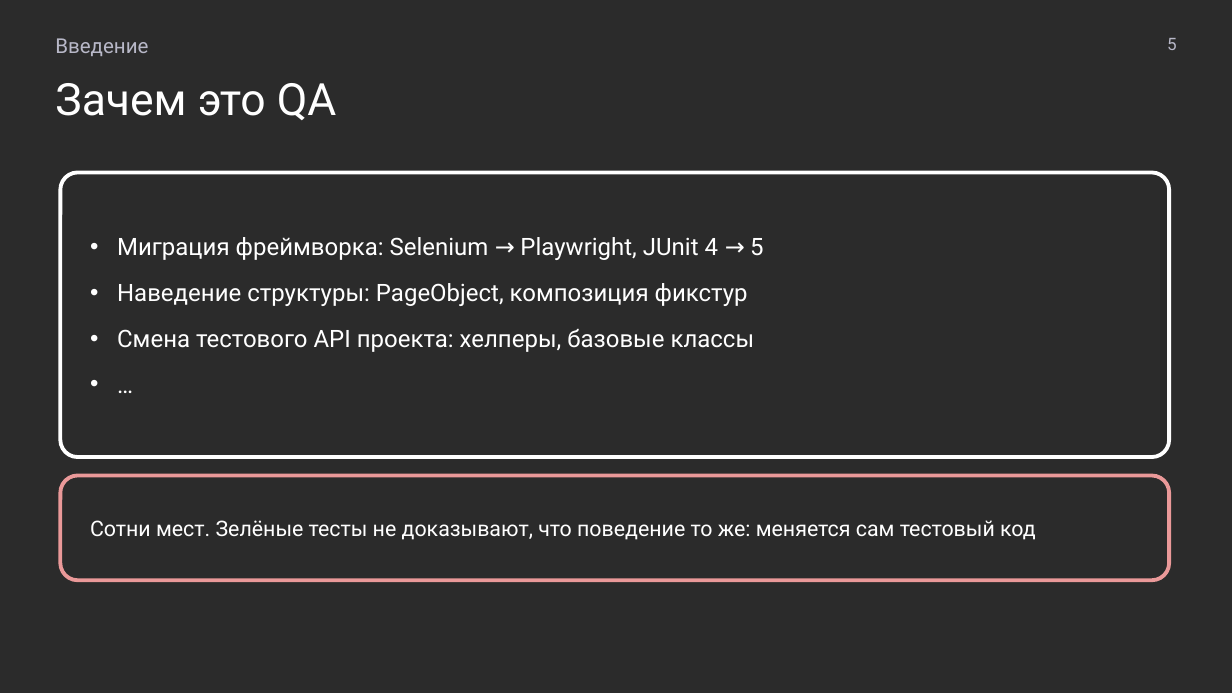
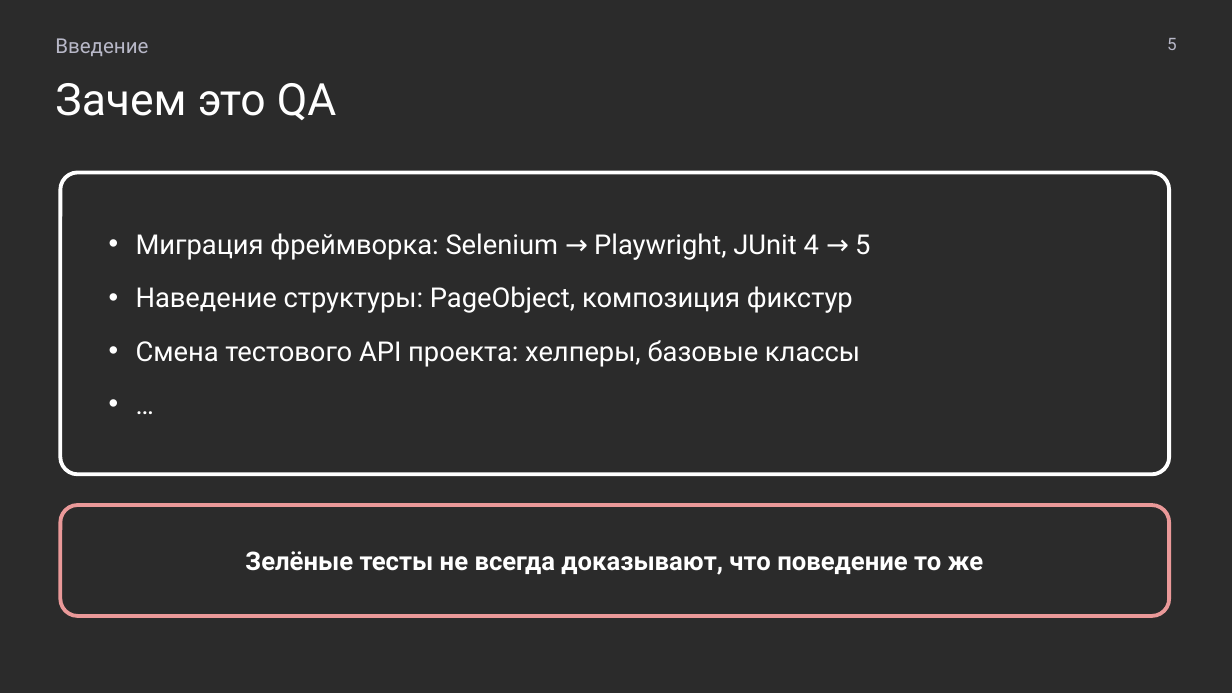
Before and after one commit to MchKosticyn/ide-refactoring-in-ai-agents, a slide deck: slide 5 of Доклад_ Рефакторинг в ИИ-агентах.pptx. Drawn at 1232x693 pixels with LibreOffice and Linux fonts; fonts in the diff are those of the drawing; background and template pictures are left out; a plain dark background stands for a picture behind light text. Boxes give left, top, right and bottom in pixels: in the first picture for what was removed or moved away, otherwise in the second. Text is boxed around its words. In the diff, an @@ line names an element or a change of style, - is before the commit and + after.

```diff
--- a/Доклад_ Рефакторинг в ИИ-агентах.pptx
+++ b/Доклад_ Рефакторинг в ИИ-агентах.pptx
@@ rounded rectangle "Миграция фреймворка: Selenium → Playwright, ...": place and size @@
-rounded rectangle "Миграция фреймворка: Selenium → Playwright, ..." at box(60, 172, 1169, 457)
+rounded rectangle "Миграция фреймворка: Selenium → Playwright, ..." at box(60, 172, 1169, 474)
@@ rounded rectangle "Миграция фреймворка: Selenium → Playwright, ..." at box(60, 172, 1169, 474): size 14 to 16 pt; more space between paragraphs; proportions changed @@
@@ rounded rectangle "Зелёные тесты не всегда доказывают, ...": place and size @@
-rounded rectangle "Зелёные тесты не всегда доказывают, ..." at box(60, 476, 1169, 580)
+rounded rectangle "Зелёные тесты не всегда доказывают, ..." at box(60, 505, 1169, 616)
@@ rounded rectangle "Зелёные тесты не всегда доказывают, ..." at box(60, 505, 1169, 616): proportions changed @@
@@ text in rounded rectangle at box(245, 551, 984, 575): text changed; size 12.5 to 15 pt; bold on @@
-Сотни мест. Зелёные тесты не доказывают, что поведение то же: меняется сам тестовый код
+Зелёные тесты не всегда доказывают, что поведение то же
```
Also in this commit, not shown: 40 other slides changed, 4 slides added, 2 slides removed, 4 other files.
